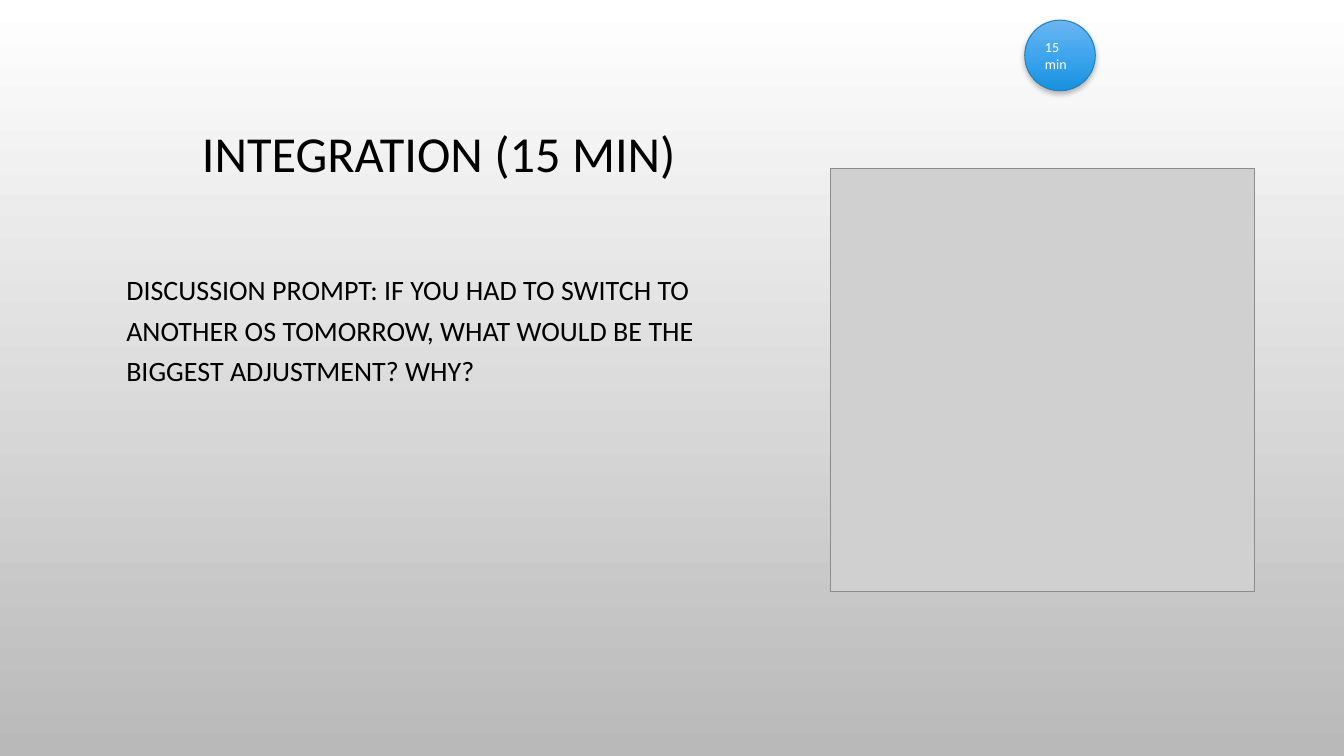
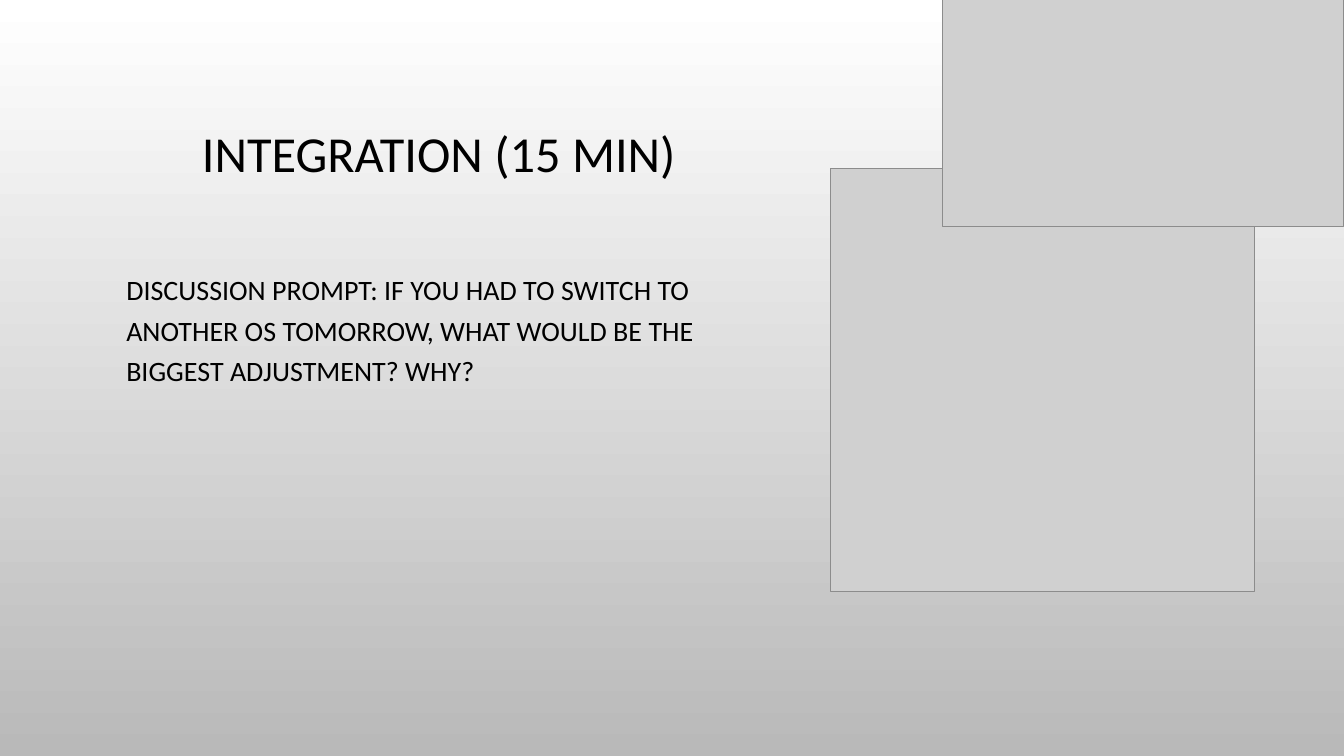
Before and after one commit to aspiece/CSGames, a slide deck: slide 12 of OperatingSystems.pptx. Drawn at 1344x756 pixels with LibreOffice and Linux fonts; fonts in the diff are those of the drawing; grey boxes stand for pictures; background and template pictures are left out. Boxes give left, top, right and bottom in pixels: in the first picture for what was removed or moved away, otherwise in the second. Text is boxed around its words. In the diff, an @@ line names an element or a change of style, - is before the commit and + after.

```diff
--- a/OperatingSystems.pptx
+++ b/OperatingSystems.pptx
@@ picture added at bbox=[943, 0, 1344, 227] @@
@@ ellipse removed at bbox=[1025, 20, 1096, 91] @@
-15 min
```
Also in this commit, not shown: 10 other slides changed, 2 other files.
